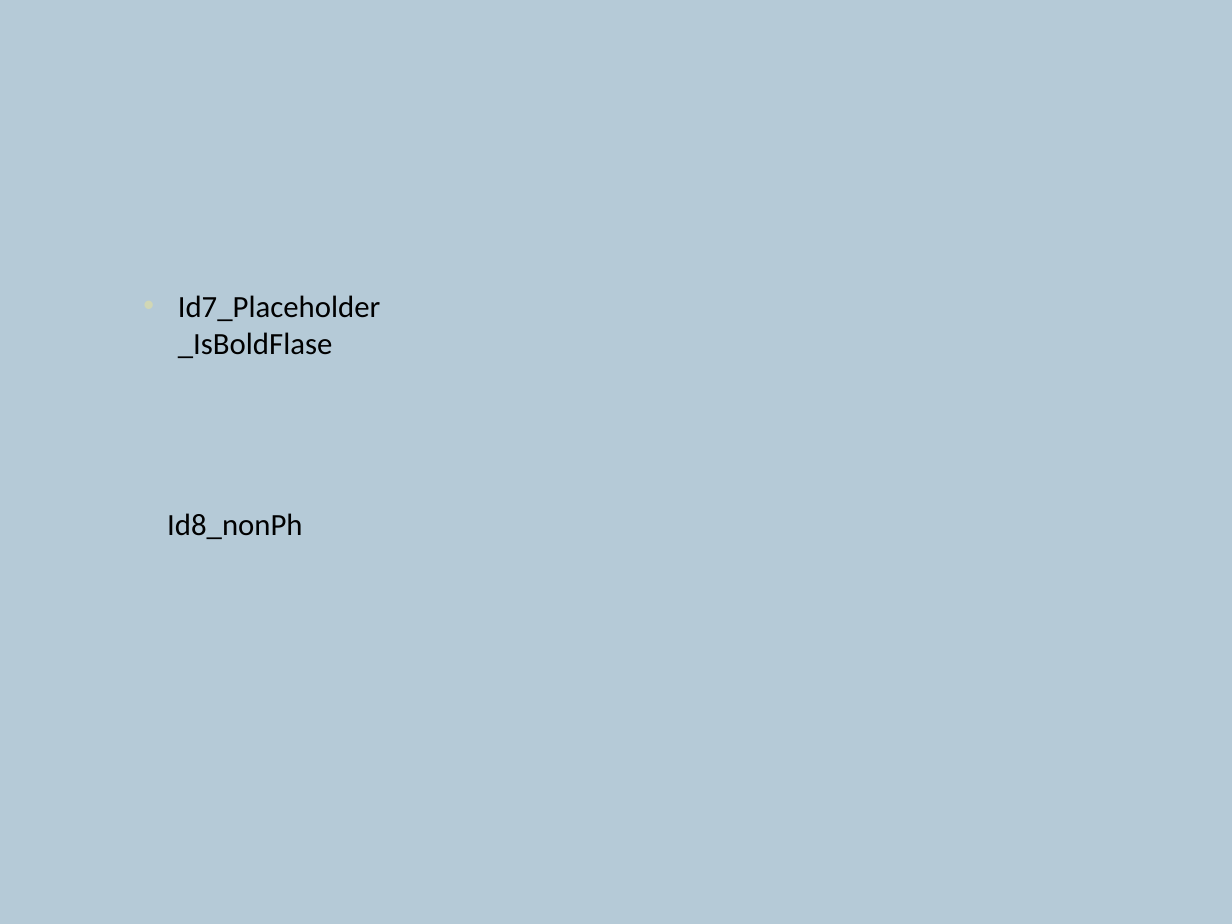
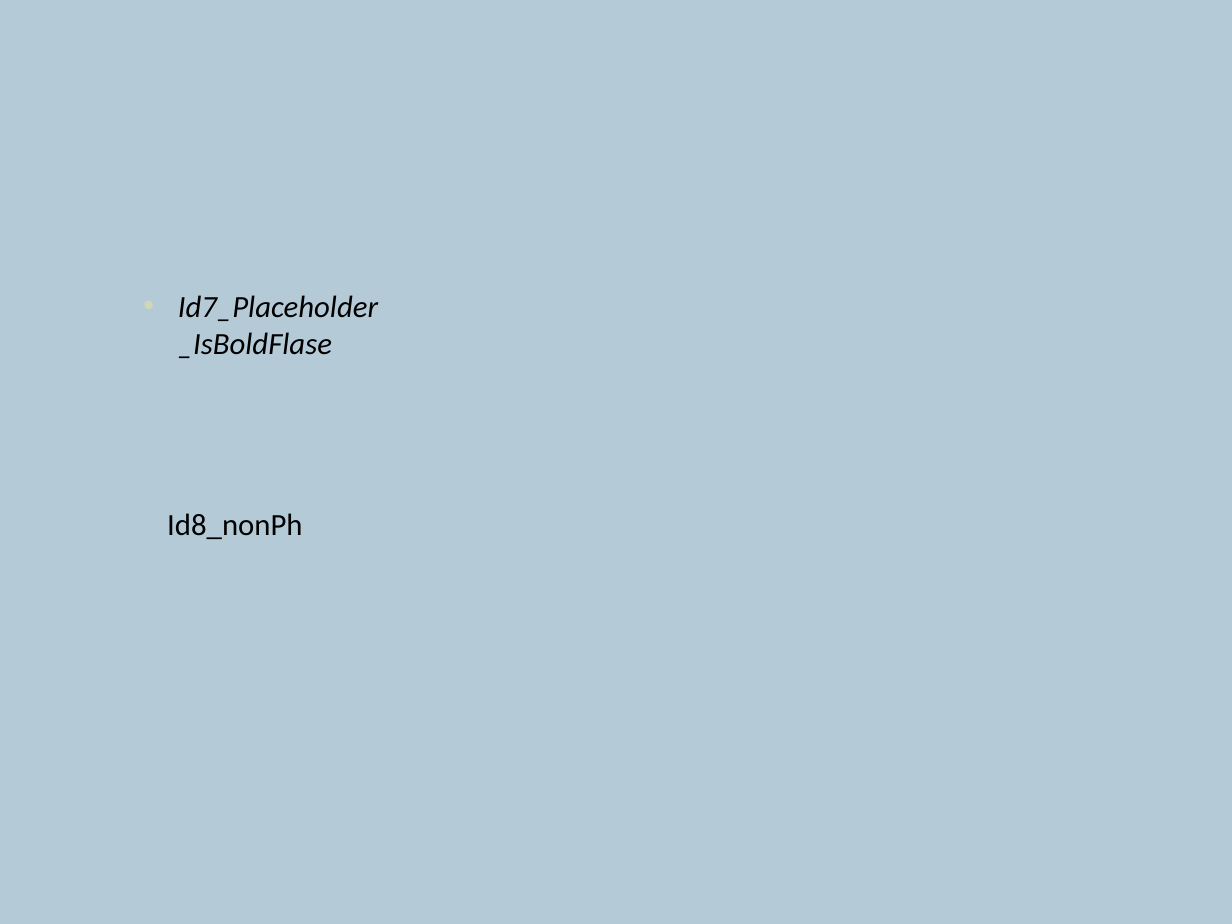
Before and after one commit to ShapeCrawler/ShapeCrawler, a slide deck: slide 3 of ShapeCrawler.Tests.Unit/Resource/020.pptx. Drawn at 1232x924 pixels with LibreOffice and Linux fonts; fonts in the diff are those of the drawing. Boxes give left, top, right and bottom in pixels: in the first picture for what was removed or moved away, otherwise in the second. Text is boxed around its words. In the diff, an @@ line names an element or a change of style, - is before the commit and + after.

```diff
--- a/ShapeCrawler.Tests.Unit/Resource/020.pptx
+++ b/ShapeCrawler.Tests.Unit/Resource/020.pptx
@@ text "Id7_Placeholder_IsBoldFlase" at <box>178,295,378,358</box>: italic on @@
```
Also in this commit, not shown: 3 other files.
